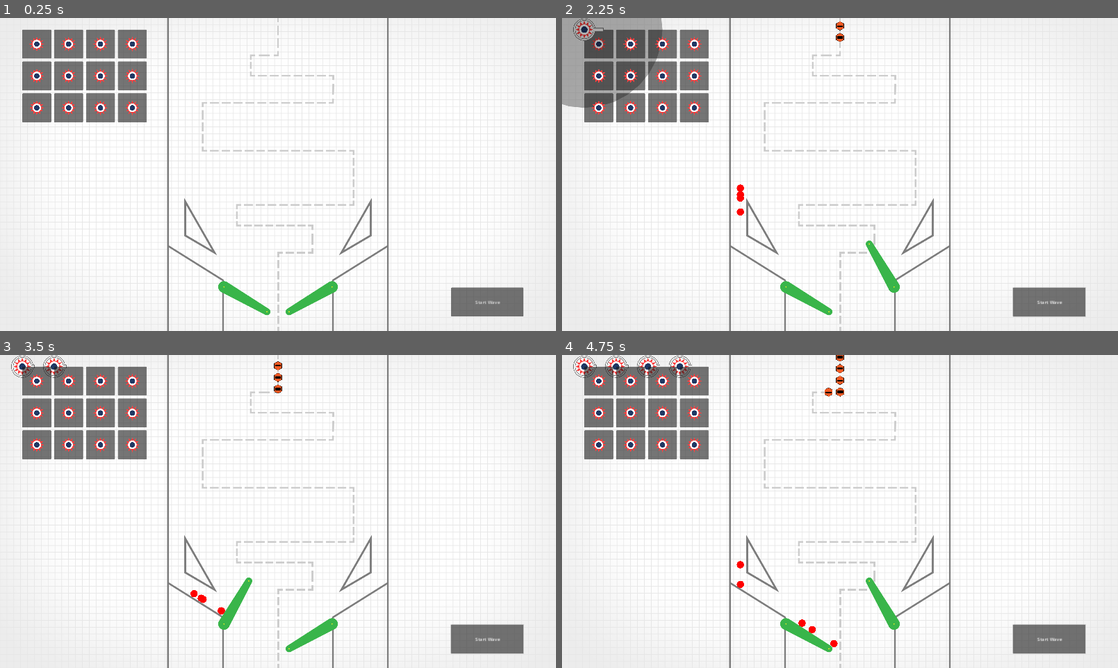
Above: before the commit, frames 1-4 (two rows, left to right).
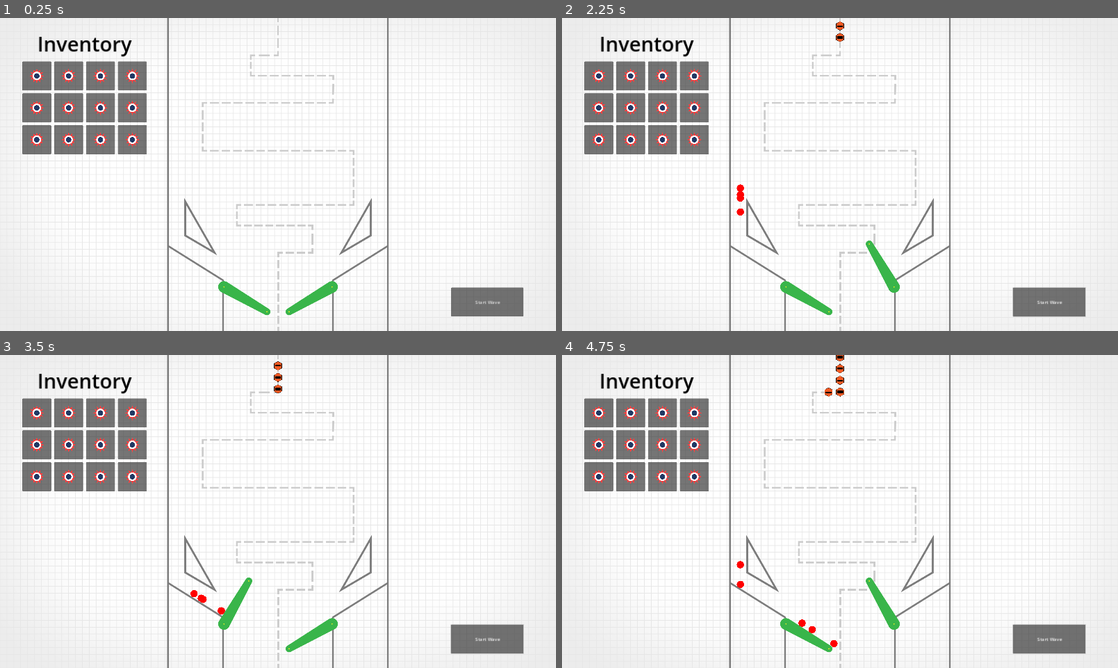
Above: after the commit, the same moments.

Repository: cxhuy/ptd
Game: Godot game, scene res://scenes/game.tscn
The game is run twice, just before and just after one commit, with the same random seed, the same clock (stepped at 60 frames per second) and the same inputs.
Inputs (mouse positions are in pixels of both pictures, inside the frame that each line leads up to):
- Up to frame 1 (0.25 s): no input
- Up to frame 2 (2.25 s): click "Start Wave" at 0.5 s; click "Start Wave" at 1.25 s; tap Enter at 2 s; move the mouse to (600, 43) at 2.02 s; hold / (rightFlip) from 2.03 s (still down); hold Space (addBall) from 2.03 s (still down); click (600, 43) at 2.17 s
- Up to frame 3 (3.5 s): move the mouse to (66, 380) at 2.77 s; release / (rightFlip) at 2.78 s; release Space (addBall) at 2.78 s; hold Z (leftFlip) from 2.78 s (still down); tap Space (addBall) at 2.85 s; click (66, 380) at 2.92 s
- Up to frame 4 (4.75 s): move the mouse to (662, 380) at 3.52 s; release Z (leftFlip) at 3.53 s; hold Space (addBall) 3.53-4.28 s; hold / (rightFlip) from 3.53 s (still down); click (662, 380) at 3.67 s; move the mouse to (695, 380) at 4.27 s; tap Space (addBall) at 4.35 s; click (695, 380) at 4.42 s

The runs differ from the first frame. In frame 1, 3.8% of the frame differs, in the area x 4-27%, y 3-44%; in frame 2, 6.8%, in the area x 0-27%, y 0-44%; in frame 3, 3.9%; in frame 4, 4.0%.

Commit message:
feat: add ui inventory label

Diff:
--- a/scenes/ui.tscn
+++ b/scenes/ui.tscn
@@ -1,8 +1,12 @@
-[gd_scene load_steps=3 format=3 uid="uid://c0fnpip3uuqqb"]
+[gd_scene load_steps=4 format=3 uid="uid://c0fnpip3uuqqb"]
 
 [ext_resource type="PackedScene" uid="uid://b5qmwu8hgbnv2" path="res://scenes/towerAdd.tscn" id="1_178qx"]
 
 [sub_resource type="StyleBoxEmpty" id="StyleBoxEmpty_f73e0"]
+
+[sub_resource type="SystemFont" id="SystemFont_yroje"]
+font_names = PackedStringArray("SF Pro Rounded")
+font_weight = 600
 
 [node name="UI" type="CanvasLayer"]
 
@@ -19,6 +23,16 @@
 offset_bottom = 1040.0
 theme_override_constants/h_separation = 10
 theme_override_constants/v_separation = 10
+
+[node name="Label" type="Label" parent="Panel/FlowContainer"]
+custom_minimum_size = Vector2(430, 100)
+layout_mode = 2
+theme_override_colors/font_color = Color(0, 0, 0, 1)
+theme_override_fonts/font = SubResource("SystemFont_yroje")
+theme_override_font_sizes/font_size = 70
+text = "Inventory"
+horizontal_alignment = 1
+vertical_alignment = 1
 
 [node name="TowerAdd" parent="Panel/FlowContainer" instance=ExtResource("1_178qx")]
 layout_mode = 2
